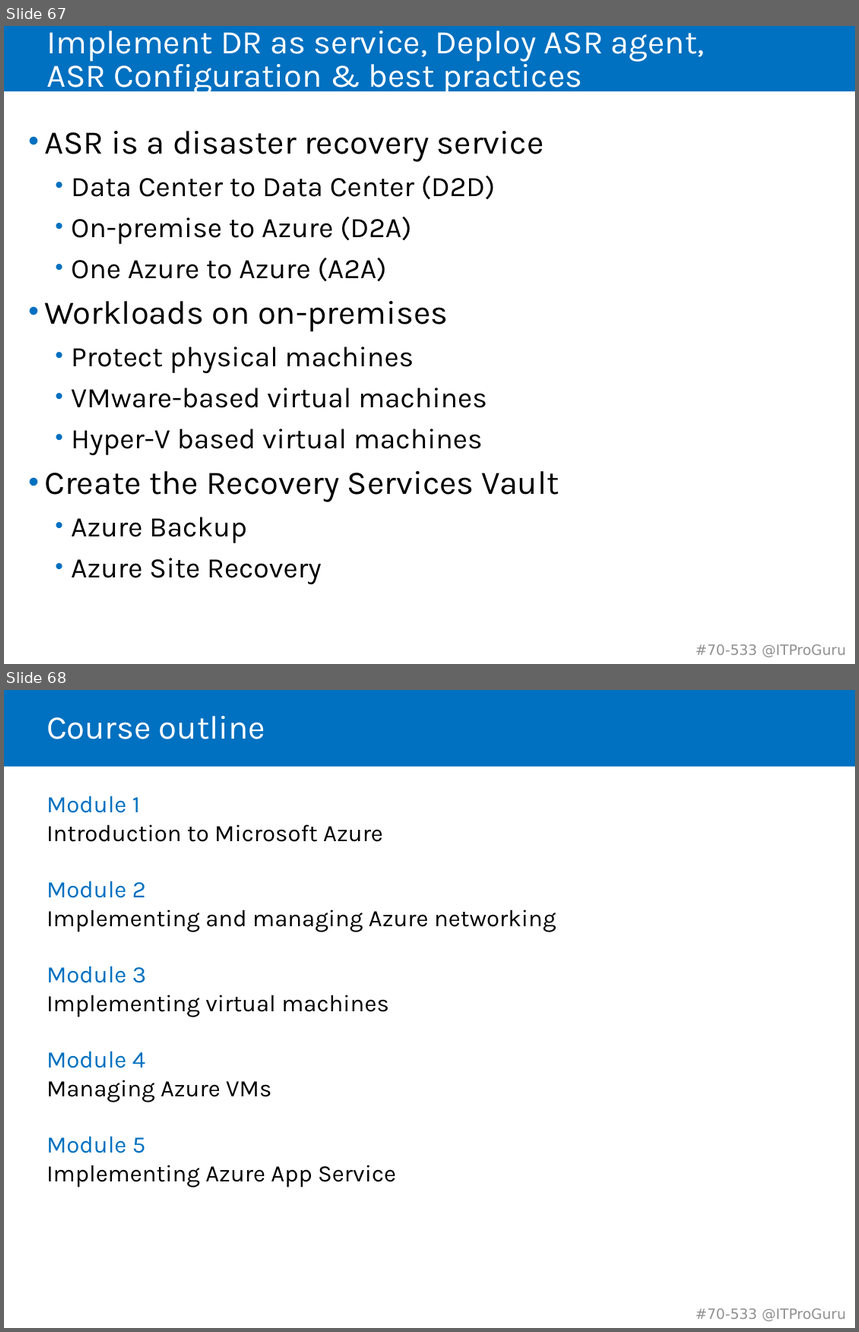
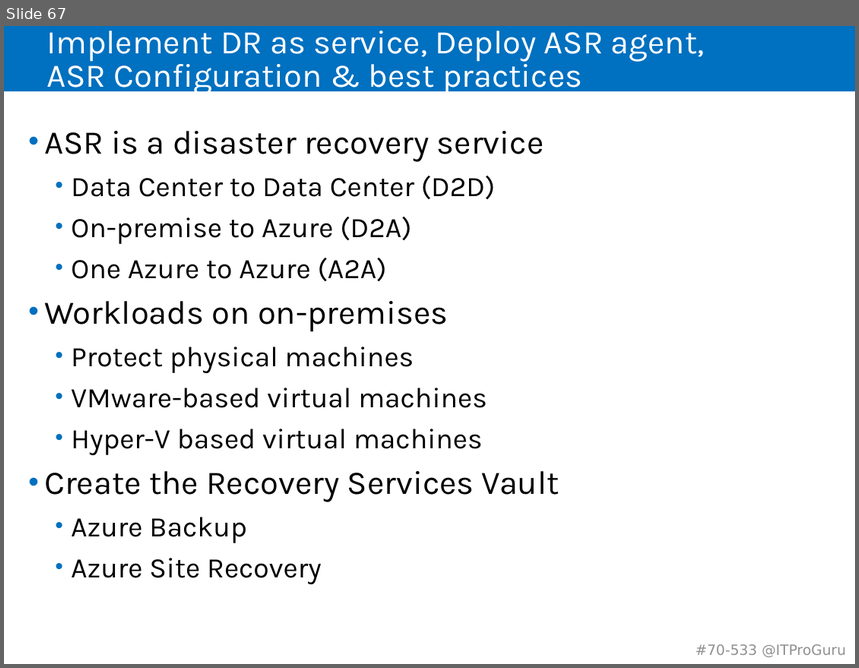
Before and after one commit to guruskill/70-533, a slide deck: 70-533-06-ManageSecurity.pptx. Shown one above the other, each under a label of ours: slides 67 and 68 before the commit, slide 67 after it. The pictures are 859x1332 and 859x668 pixels, drawn with LibreOffice and Linux fonts; fonts in the diff are those of the drawing. Boxes give left, top, right and bottom in pixels: in the first picture for what was removed or moved away, otherwise in the second. Text is boxed around its words. In the diff, an @@ line names an element or a change of style, - is before the commit and + after.

```diff
--- a/70-533-06-ManageSecurity.pptx
+++ b/70-533-06-ManageSecurity.pptx
@@ slide 68 removed at [4,690,855,1328], background #FFFFFF; not listed: 2 template elements that a slide beside it also shows @@
@@ rectangle removed at [4,690,855,767] @@
@@ title removed at [47,716,265,739] @@
-Course outline
@@ text removed at [47,796,557,1188] @@
-Module 1
-Introduction to Microsoft Azure
-Module 2
-Implementing and managing Azure networking
-Module 3
-Implementing virtual machines
-Module 4
-Managing Azure VMs
-Module 5
-Implementing Azure App Service
```
Also in this commit, not shown: 3 slides changed, 1 other slide removed, 5 other files.
